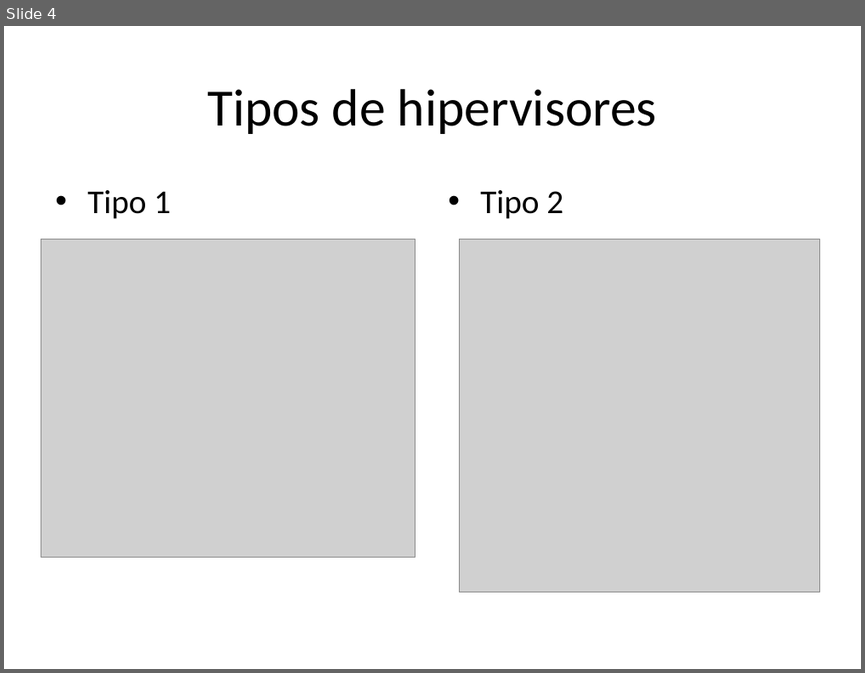
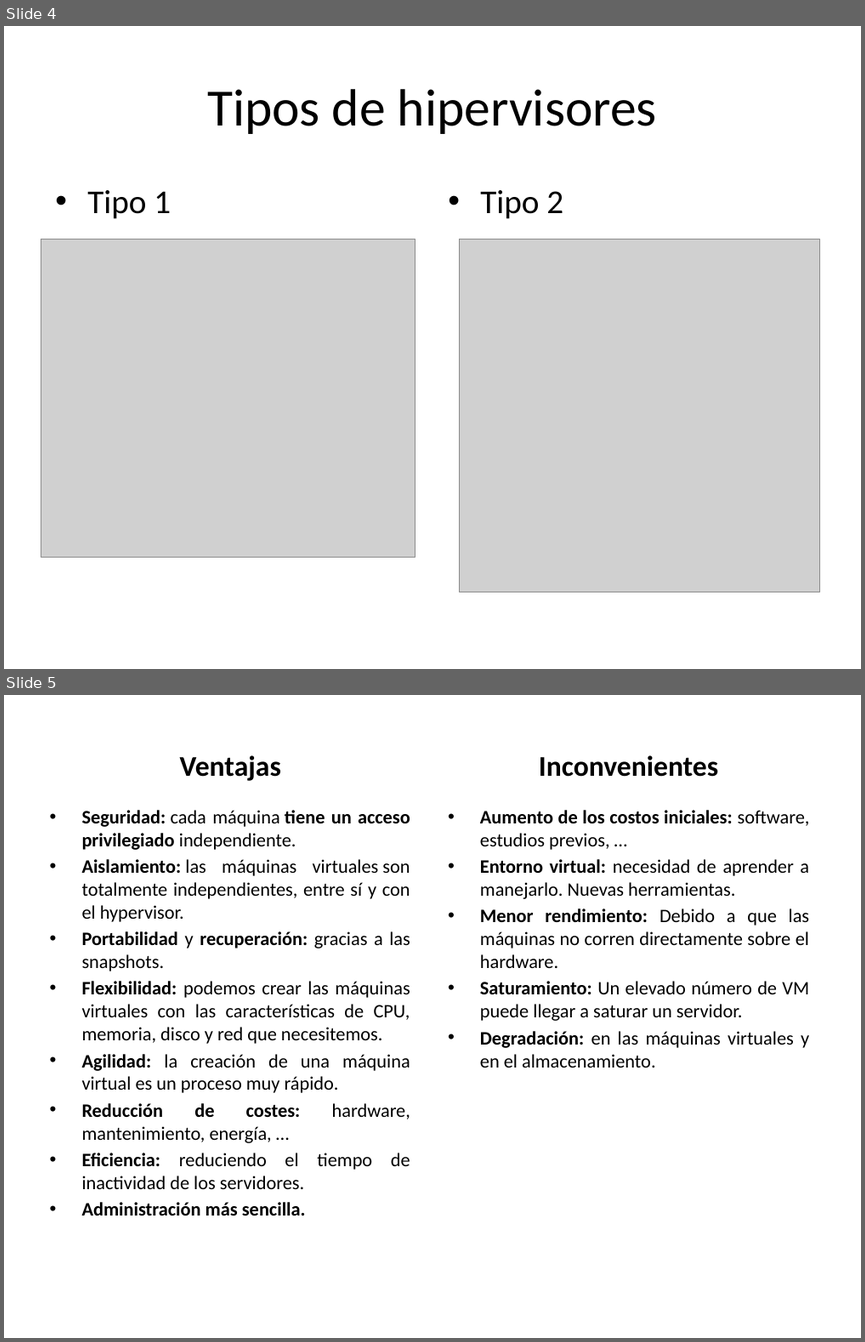
Before and after one commit to harvestcore/SWAP, a slide deck: trabajo/ppt/Servidores web de altas prestaciones en entornos virtualizados.pptx. Shown one above the other, each under a label of ours: slide 4 before the commit, slides 4 and 5 after it. The pictures are 865x673 and 865x1342 pixels, drawn with LibreOffice and Linux fonts; fonts in the diff are those of the drawing; grey boxes stand for pictures; background and template pictures are left out. Boxes give left, top, right and bottom in pixels: in the first picture for what was removed or moved away, otherwise in the second. Text is boxed around its words. In the diff, an @@ line names an element or a change of style, - is before the commit and + after.

```diff
--- a/trabajo/ppt/Servidores web de altas prestaciones en entornos virtualizados.pptx
+++ b/trabajo/ppt/Servidores web de altas prestaciones en entornos virtualizados.pptx
@@ slide 5 added at (x1=4, y1=695, x2=861, y2=1338), background picture (left out) @@
@@ text added at (x1=180, y1=755, x2=281, y2=781), 24 pt, text #000000, bold @@
+Ventajas
@@ text added at (x1=539, y1=755, x2=718, y2=777), 24 pt, text #000000, bold @@
+Inconvenientes
@@ text added at (x1=82, y1=810, x2=410, y2=1215), 16 pt, text #000000 @@
+• Seguridad: cada máquina tiene un acceso privilegiado independiente.
+• Aislamiento: las máquinas virtuales son totalmente independientes, entre sí y con el hypervisor.
+• Portabilidad y recuperación: gracias a las snapshots.
+• Flexibilidad: podemos crear las máquinas virtuales con las características de CPU, memoria, disco y red que necesitemos.
+• Agilidad: la creación de una máquina virtual es un proceso muy rápido.
+• Reducción de costes: hardware, mantenimiento, energía, …
+• Eficiencia: reduciendo el tiempo de inactividad de los servidores.
+• Administración más sencilla.
@@ text added at (x1=480, y1=810, x2=810, y2=1067), 16 pt, text #000000 @@
+• Aumento de los costos iniciales: software, estudios previos, …
+• Entorno virtual: necesidad de aprender a manejarlo. Nuevas herramientas.
+• Menor rendimiento: Debido a que las máquinas no corren directamente sobre el hardware.
+• Saturamiento: Un elevado número de VM puede llegar a saturar un servidor.
+• Degradación: en las máquinas virtuales y en el almacenamiento.
```
Also in this commit, not shown: 1 other slide added, 2 slides removed, 8 other files.
